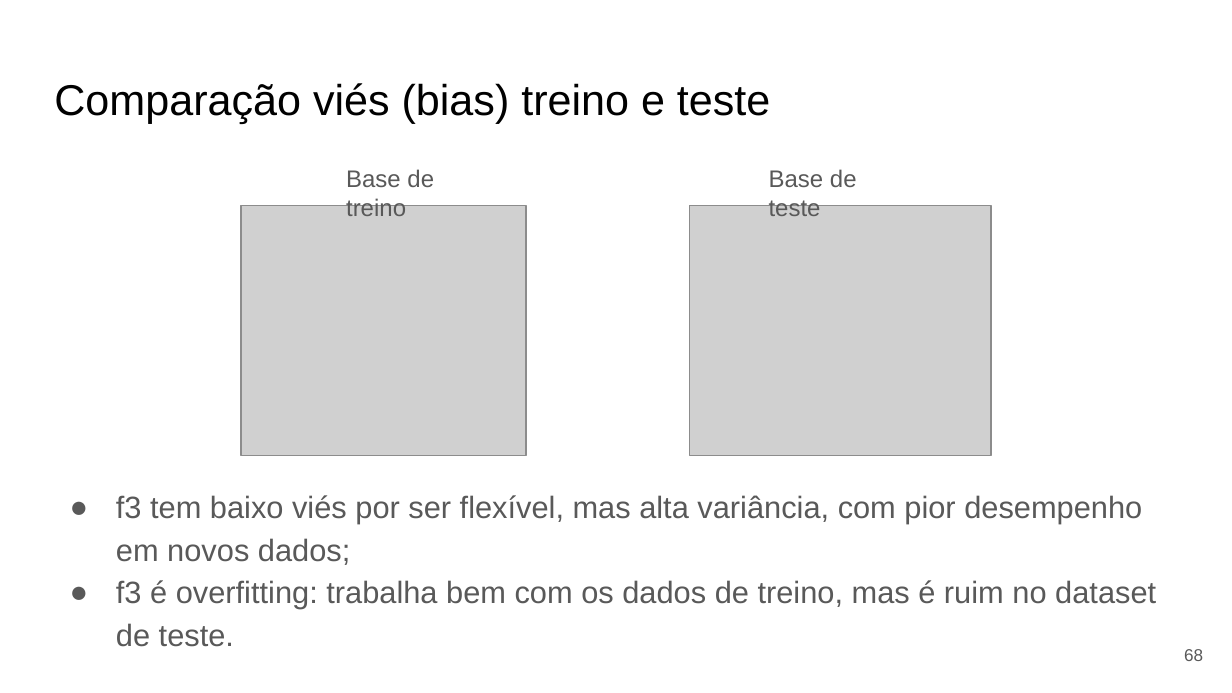
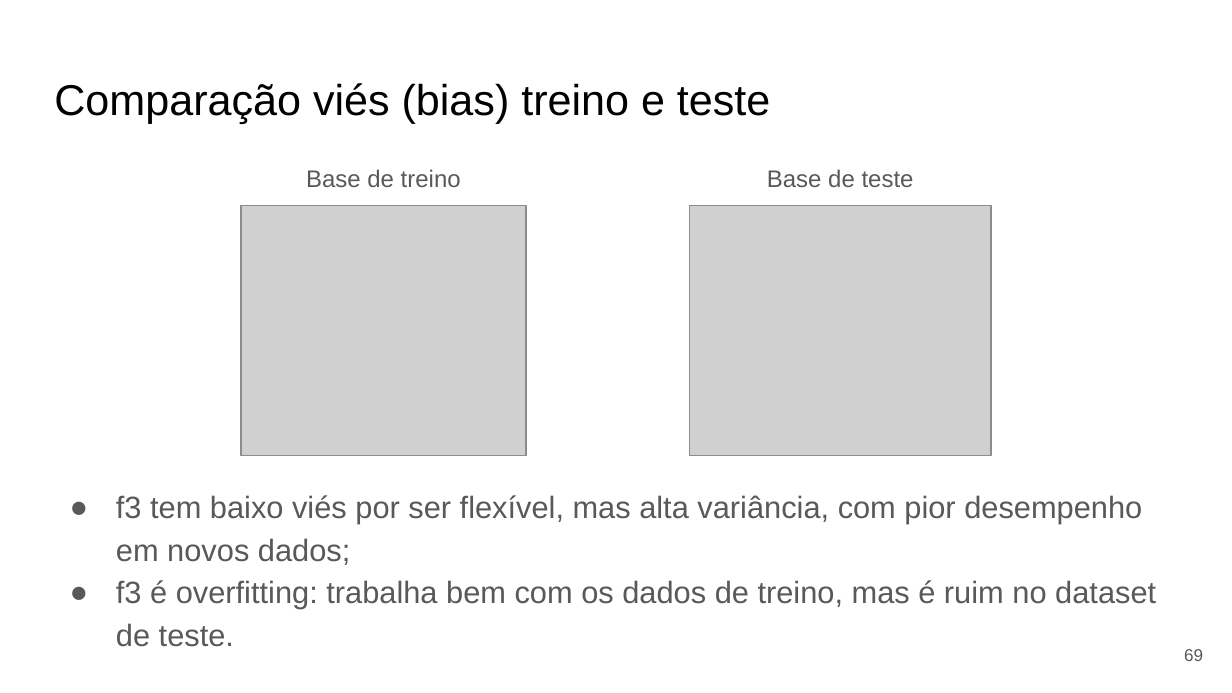
Before and after one commit to Redes-Neurais-2025-1/G5_DescidasGradiente_Fitting_Regularizacao, a slide deck: slide 69 of documentos/apresentacao.pptx (slide 68 before the commit). Drawn at 1232x693 pixels with LibreOffice and Linux fonts; fonts in the diff are those of the drawing; grey boxes stand for pictures. Boxes give left, top, right and bottom in pixels: in the first picture for what was removed or moved away, otherwise in the second. Text is boxed around its words. In the diff, an @@ line names an element or a change of style, - is before the commit and + after.

```diff
--- a/documentos/apresentacao.pptx
+++ b/documentos/apresentacao.pptx
@@ text "Base de treino" at (x1=306, y1=169, x2=461, y2=187): alignment left to centre @@
@@ text "Base de treino" moved from (x1=346, y1=169, x2=434, y2=216) to (x1=306, y1=169, x2=461, y2=187) @@
@@ text "Base de teste" at (x1=767, y1=169, x2=914, y2=187): alignment left to centre @@
@@ page number at (x1=1184, y1=649, x2=1203, y2=661): text changed @@
-68
+69
```
Also in this commit, not shown: 3 other slides changed, 1 slide added, 1 other file.
